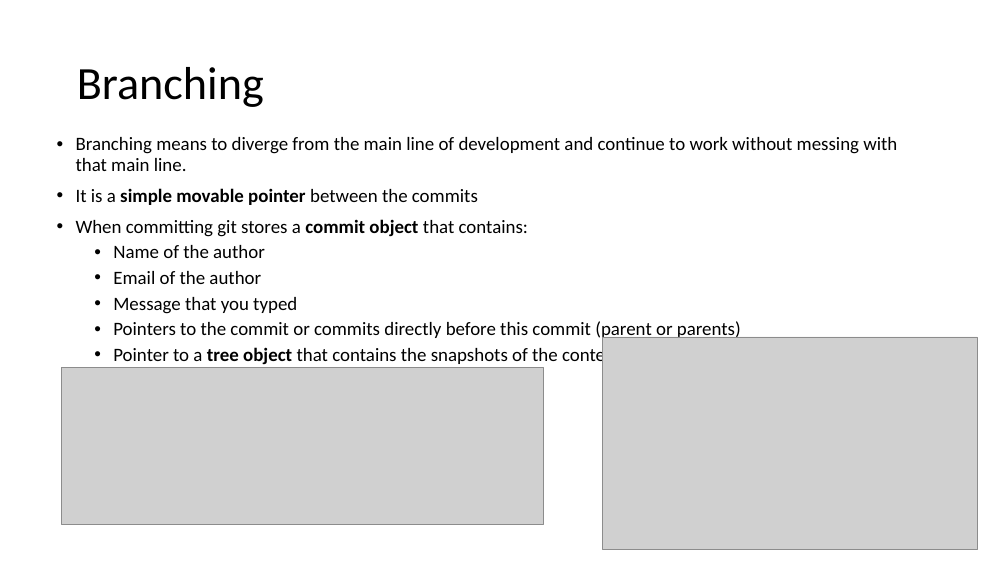
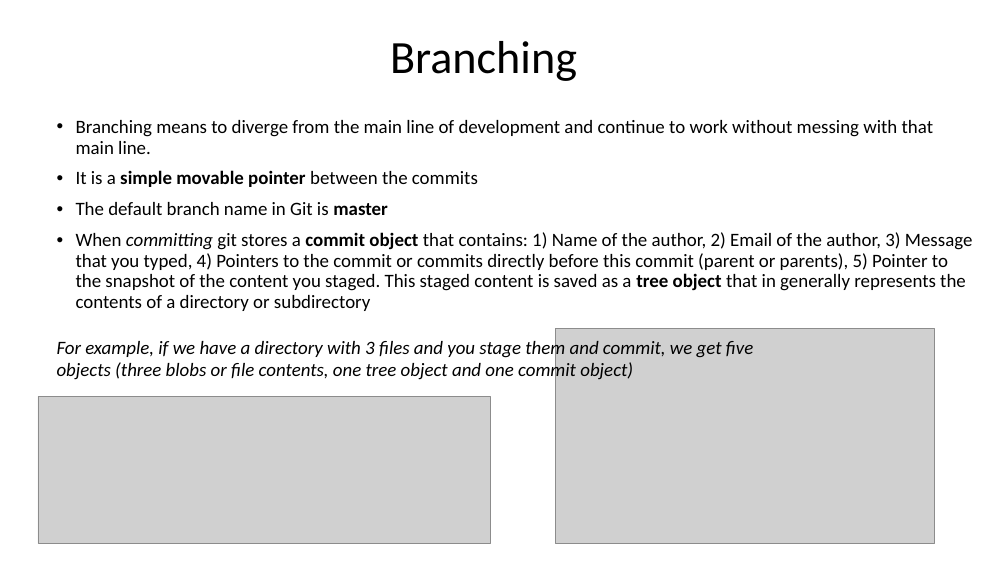
Before and after one commit to imarag/tutorials_content_imarag, a slide deck: slide 26 of GIT_tutorial.pptx (slide 25 before the commit). Drawn at 1008x567 pixels with LibreOffice and Linux fonts; fonts in the diff are those of the drawing; grey boxes stand for pictures. Boxes give left, top, right and bottom in pixels: in the first picture for what was removed or moved away, otherwise in the second. Text is boxed around its words. In the diff, an @@ line names an element or a change of style, - is before the commit and + after.

```diff
--- a/GIT_tutorial.pptx
+++ b/GIT_tutorial.pptx
@@ title "Branching": place and size @@
-title "Branching" at <box>77,67,264,107</box>
+title "Branching" at <box>390,41,577,81</box>
@@ title "Branching" at <box>390,41,577,81</box>: alignment left to centre @@
@@ text "Branching means to diverge from ...": place and size @@
-text "Branching means to diverge from ..." at <box>76,137,897,366</box>
+text "Branching means to diverge from ..." at <box>76,120,973,311</box>
@@ text at <box>76,202,973,311</box>: text changed @@
-• When committing git stores a commit object that contains:
-  • Name of the author
-  • Email of the author
-  • Message that you typed
-  • Pointers to the commit or commits directly before this commit (parent or parents)
-  • Pointer to a tree object that contains the snapshots of the contents you staged
+• The default branch name in Git is master
+• When committing git stores a commit object that contains: 1) Name of the author, 2) Email of the author, 3) Message that you typed, 4) Pointers to the commit or commits directly before this commit (parent or parents), 5) Pointer to the snapshot of the content you staged. This staged content is saved as a tree object that in generally represents the contents of a directory or subdirectory
@@ picture: place and size @@
-picture at <box>603,337,978,550</box>
+picture at <box>556,329,935,544</box>
@@ text added at <box>57,338,753,382</box>, 18 pt, text #000000, italic @@
+For example, if we have a directory with 3 files and you stage them and commit, we get five objects (three blobs or file contents, one tree object and one commit object)
@@ picture: place and size @@
-picture at <box>61,368,544,524</box>
+picture at <box>38,396,490,543</box>
```
Also in this commit, not shown: 26 other slides changed, 21 slides added, 2 slides removed, 1 other file.
